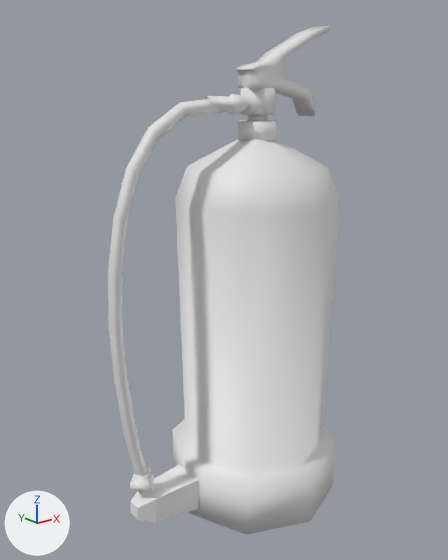
The FBX model Export Art/Motel/Interior/FireExtinguisher.fbx: old version first, new version second.
The view is the same before and after, from a camera (50 mm lens) standing at (-0.646, -0.743, 0.682) and looking at (-0.06, -0.011, 0.389). Arrows for +X, +Y and +Z are at lower left; the lights stay in place. The first picture is the older version. Where no turn or scale is listed for an object, it has been applied to the vertices. Vertices at exactly the same position are counted once.

Script lines for the objects in view, before the commit:
```python
me_béziercurve = bpy.data.meshes.new('BézierCurve')
me_béziercurve.from_pydata(...)  # 267 vertices, 237 faces; spans x -0.265..0.149, y -0.159..0.132, z -0.005..0.772
me_béziercurve.materials.append(mat_material)  # white #e7e7e7
ob_fireextinguisherhose = bpy.data.objects.new('FireExtinguisherHose', me_béziercurve)
ob_fireextinguisherhose.location = (0.0, 0.0, 0.0)
```
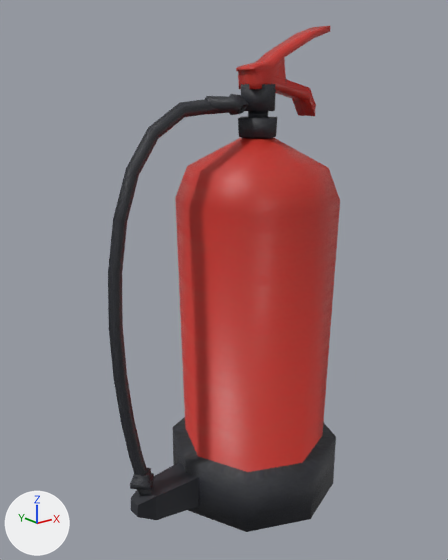
Location of each change, [x1, y1, x2, y2] in pixels of the pictures (448 x 560 px; the box of a moved part takes in the faces that stretch with it):
'FireExtinguisherHose', reshaped
    before: [108, 26, 340, 534]
    after: [108, 26, 340, 532]
part 1 of me_béziercurve, moved or reshaped
    before: [131, 198, 340, 534]
    after: [131, 198, 340, 532]
part 2 of me_béziercurve, moved or reshaped
    before: [238, 88, 277, 140]
    after: [205, 84, 277, 139]
part 3 of me_béziercurve, recoloured (white to black)
    both: [108, 79, 336, 532]
part 4 of me_béziercurve, recoloured (white to red)
    both: [175, 26, 340, 472]

The change in detail:
Picture 'Rubber004_1K-PNG_Color.png' (img_rubber004_1k_png_color_png) is new.
Picture 'Rubber004_1K-PNG_NormalGL.png' (img_rubber004_1k_png_normalgl_png) is new.
Picture 'Rubber004_1K-PNG_Roughness.png' (img_rubber004_1k_png_roughness_png) is new.
Picture 'Leather036D_1K-PNG_NormalGL.png' (img_leather036d_1k_png_normalgl_png) is new.
Picture 'Leather036D_1K-PNG_Color.png' (img_leather036d_1k_png_color_png) is new.
Picture 'Leather036D_1K-PNG_Roughness.png' (img_leather036d_1k_png_roughness_png) is new.
Material 'BlackPlastic' (mat_blackplastic) is new.
Uses the picture img_rubber004_1k_png_color_png.
Uses the picture img_rubber004_1k_png_normalgl_png.
Uses the picture img_rubber004_1k_png_roughness_png.
Material 'RedScratchedMetal' (mat_redscratchedmetal) is new.
Uses the picture img_leather036d_1k_png_color_png.
Uses the picture img_leather036d_1k_png_normalgl_png.
Uses the picture img_leather036d_1k_png_roughness_png.
me_béziercurve is used by ob_fireextinguisherhose; location (0.0, 0.0, 0.0).
me_béziercurve had 267 vertices, 237 faces and spanned x -0.265..0.149, y -0.159..0.132, z -0.005..0.772.
me_béziercurve now has 267 vertices, 240 faces and spans x -0.265..0.149, y -0.16..0.131, z 0.0..0.772.
Part 1, on me_béziercurve:
1 vertex is removed from x 0.004, y -0.014, z -0.005.
20 vertices in x -0.24..0.106, y -0.159..0.132, z -0.005..0.089 move by (0.0, -0.001, 0.005).
18 vertices in x -0.24..0.149, y -0.136..0.072, z -0.005..0.089 move by (0.0, 0.0, 0.005).
2 vertices move from x -0.082, y -0.1..0.072, z 0.089 to x -0.083, y -0.101..0.072, z 0.094.
1 vertex is added at (0.004, -0.014, 0.0).
2 new faces join them, mat_blackplastic.
Part 2, on me_béziercurve:
3 faces are deleted.
15 vertices in x -0.035..0.045, y -0.053..0.027, z 0.604..0.678 move by (0.0, 0.0, 0.005).
8 vertices in x 0.005, y -0.048..0.026, z 0.604..0.678 move by (0.0, -0.001, 0.005).
1 vertex moves from x -0.015, y -0.013, z 0.631 to x -0.016, y -0.013, z 0.636.
4 new faces join them, mat_blackplastic.
me_béziercurve part 3: 157 faces spanning x -0.265..0.149, y -0.16..0.131, z 0.0..0.693 switch from mat_material (white #e7e7e7) to mat_blackplastic.
me_béziercurve part 4: 80 faces spanning x -0.126..0.141, y -0.144..0.116, z 0.094..0.772 switch from mat_material (white #e7e7e7) to mat_redscratchedmetal.
